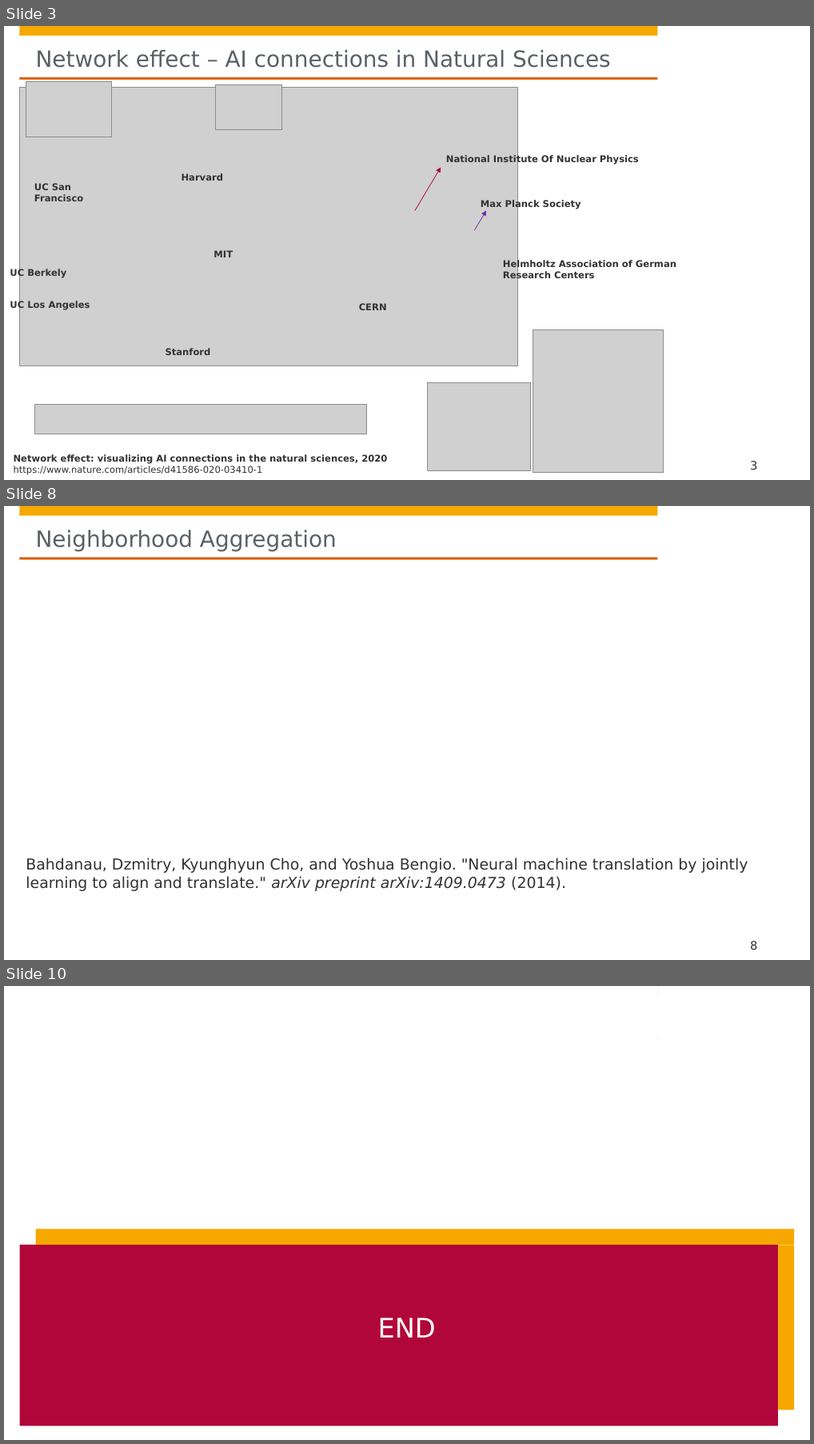
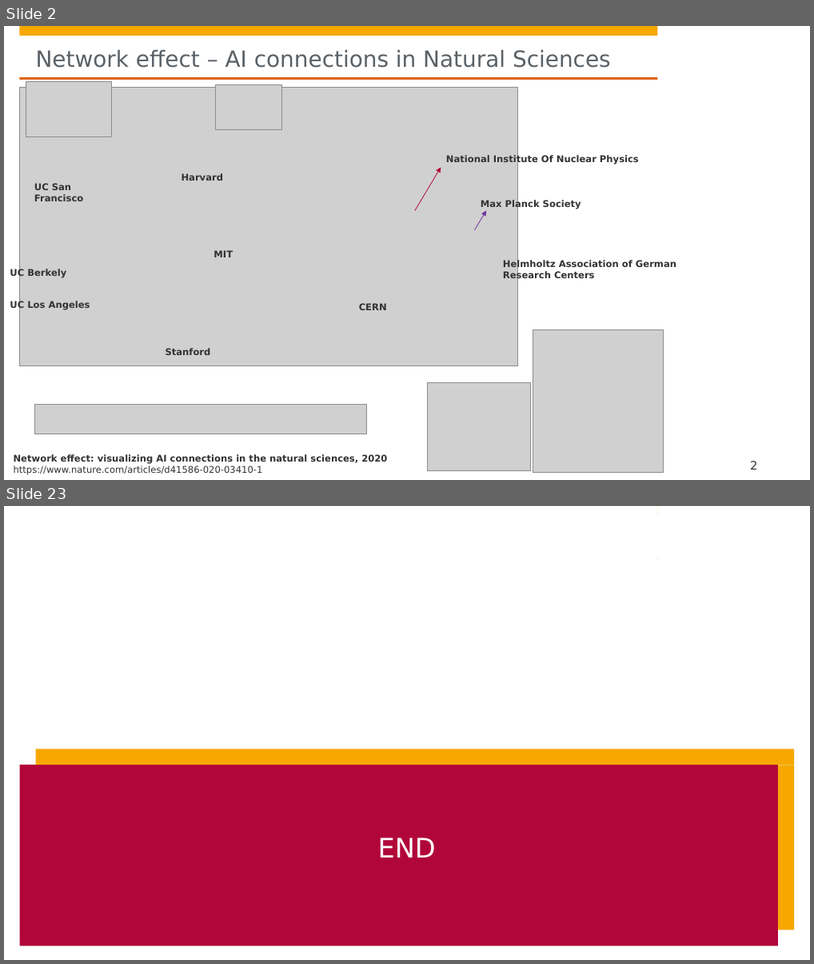
Before and after one commit to hpi-sam/GNN-Course-2020, a slide deck: 8. Graph Attention Networks.pptx. Shown one above the other, each under a label of ours: slides 3, 8 and 10 before the commit, slides 2 and 23 after it; the slides between them are not shown. The pictures are 814x1444 and 814x964 pixels, drawn with LibreOffice and Linux fonts; fonts in the diff are those of the drawing; grey boxes stand for pictures; background and template pictures are left out. Boxes give left, top, right and bottom in pixels: in the first picture for what was removed or moved away, otherwise in the second. Text is boxed around its words. In the diff, an @@ line names an element or a change of style, - is before the commit and + after.

```diff
--- a/8. Graph Attention Networks.pptx
+++ b/8. Graph Attention Networks.pptx
@@ slide 8 removed at bbox=[4, 506, 810, 960], background #FFFFFF; not listed: 4 template elements that a slide beside it also shows @@
@@ title removed at bbox=[36, 530, 337, 552] @@
-Neighborhood Aggregation
@@ text removed at bbox=[26, 857, 749, 891] @@
-Bahdanau, Dzmitry, Kyunghyun Cho, and Yoshua Bengio. "Neural machine translation by jointly learning to align and translate." arXiv preprint arXiv:1409.0473 (2014).
@@ page number removed at bbox=[750, 940, 758, 949] @@
-8
@@ what was slide 3 is now slide 2 @@
@@ page number at bbox=[750, 460, 758, 469]: text changed @@
-3
+2
@@ what was slide 10 is now slide 23 @@
```
Also in this commit, not shown: 4 slides changed, 17 slides added, 2 other slides removed.
